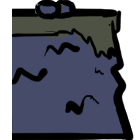
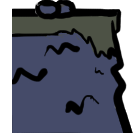
Layered file, before and after one edit (140 x 140). Changes by layer:
painted on "Warstwa 1" over [12, 9, 134, 140]
